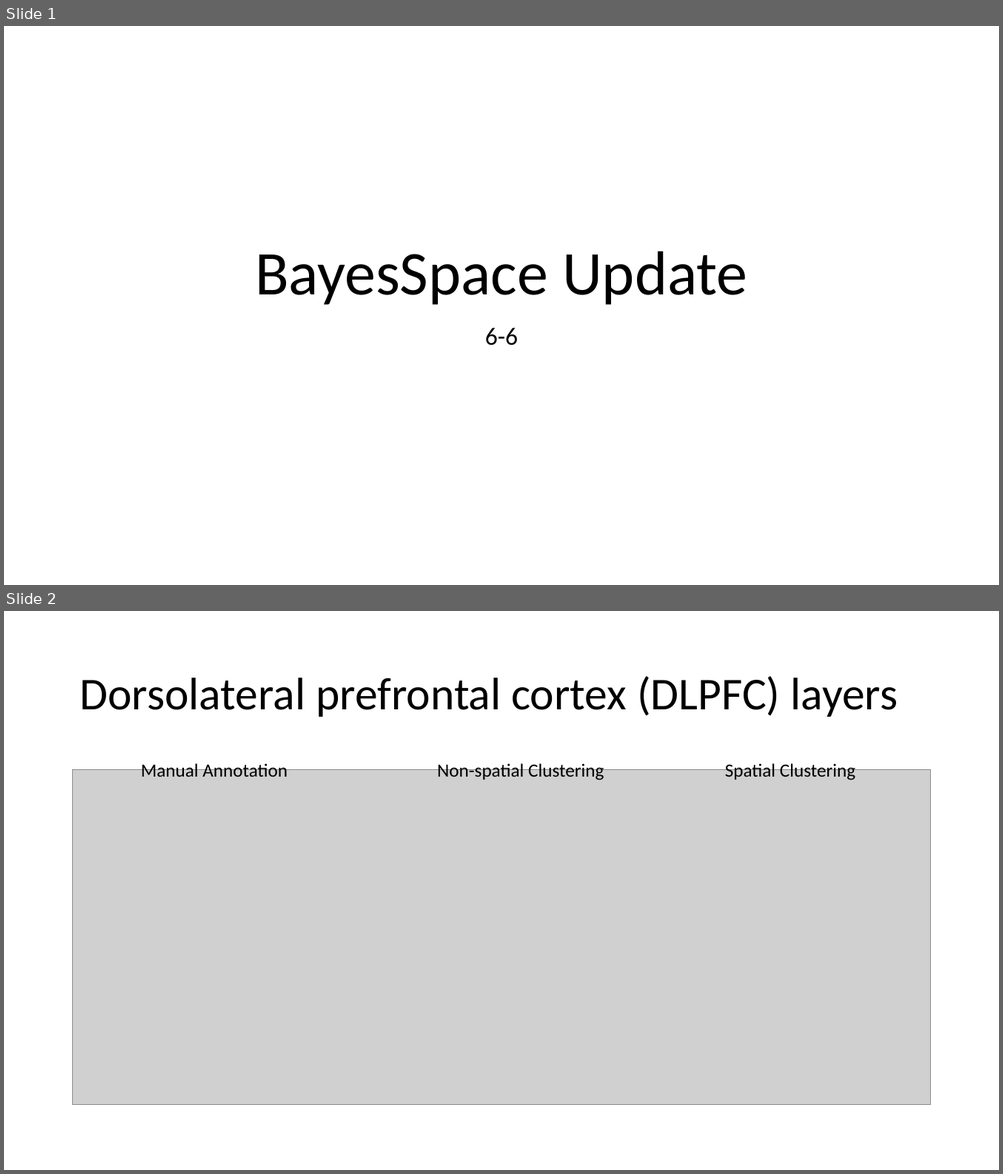
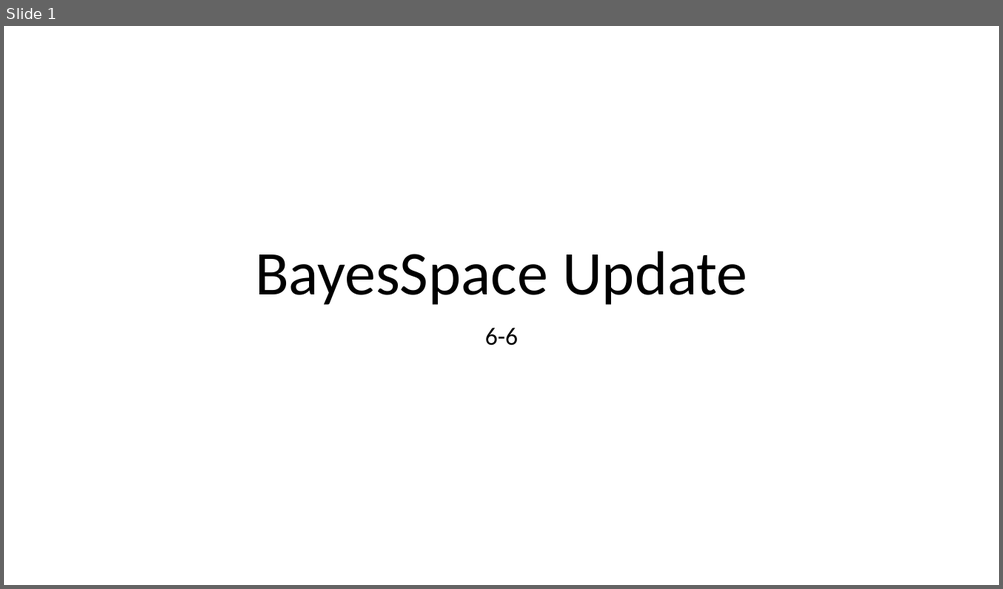
Before and after one commit to edward130603/BayesSpace, a slide deck: output/slides/slides_6-6.pptx. Shown one above the other, each under a label of ours: slides 1 and 2 before the commit, slide 1 after it. The pictures are 1003x1174 and 1003x589 pixels, drawn with LibreOffice and Linux fonts; fonts in the diff are those of the drawing; grey boxes stand for pictures. Boxes give left, top, right and bottom in pixels: in the first picture for what was removed or moved away, otherwise in the second. Text is boxed around its words. In the diff, an @@ line names an element or a change of style, - is before the commit and + after.

```diff
--- a/output/slides/slides_6-6.pptx
+++ b/output/slides/slides_6-6.pptx
@@ slide 2 removed at <box>4,611,999,1170</box>, background #FFFFFF @@
@@ title removed at <box>79,676,898,717</box> @@
-Dorsolateral prefrontal cortex (DLPFC) layers
@@ text removed at <box>141,762,287,777</box> @@
-Manual Annotation
@@ text removed at <box>437,762,603,780</box> @@
-Non-spatial Clustering
@@ text removed at <box>725,762,855,780</box> @@
-Spatial Clustering
@@ picture removed at <box>73,770,930,1105</box> @@
```
Also in this commit, not shown: 1 slide changed, 4 slides added, 1 other slide removed, 4 other files.
